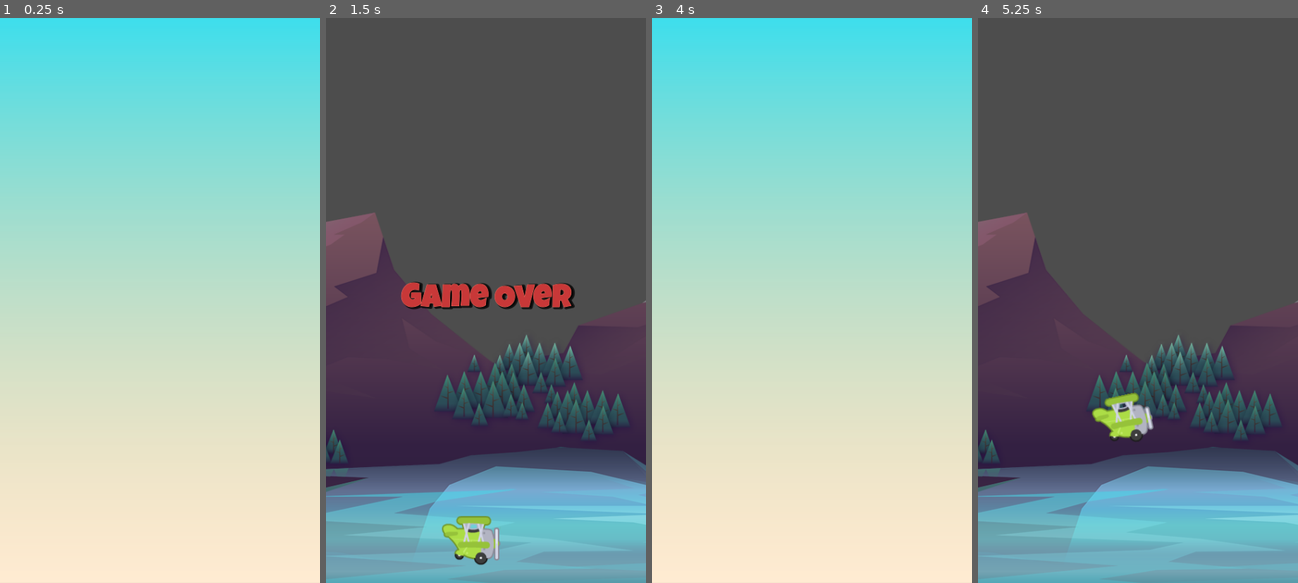
Above: before the commit, frames 1-4 (left to right).
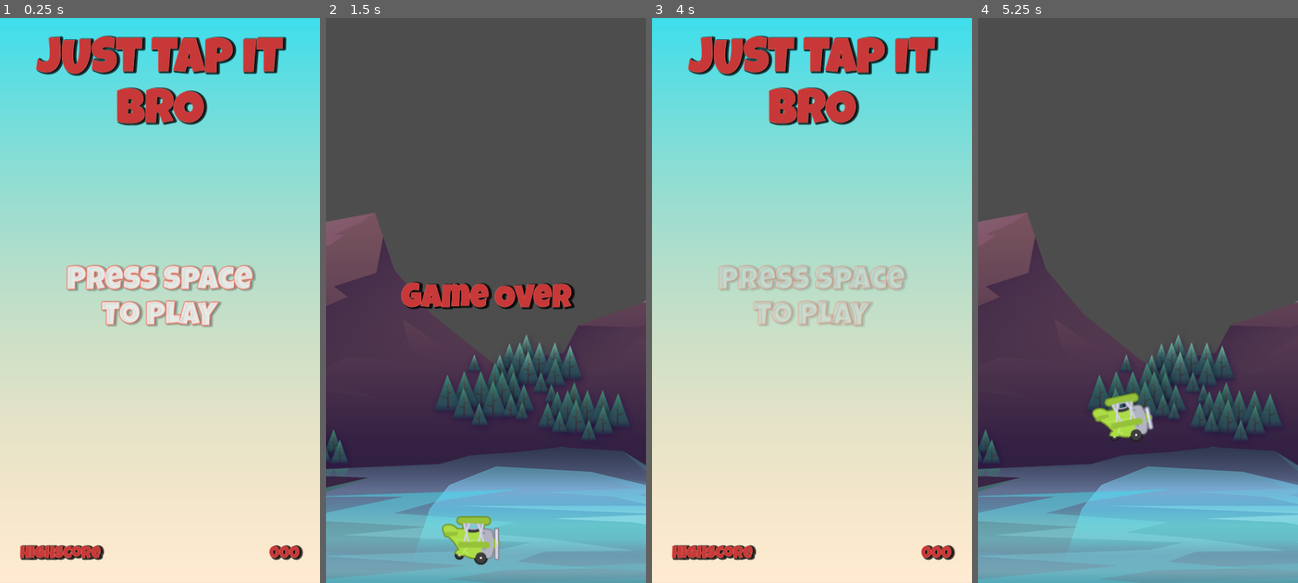
Above: after the commit, the same moments.

Repository: VosLannuck/DummyBird
Game: Godot game, scene res://Scenes/main_menu.tscn
Same seed, same stepped clock (60 frames per second), same inputs: the game is played once before the commit and once after it.
Inputs:
- Up to frame 1 (0.25 s): no input
- Up to frame 2 (1.5 s): tap Space (fly) at 0.5, 1.35 s; hold Space (fly) 0.53-1.28 s
- Up to frame 3 (4 s): tap Space (fly) at 2, 2.85, 3.5 s; hold Space (fly) 2.03-2.78 s; tap Enter at 2.75 s; hold Space (fly) from 3.53 s (still down)
- Up to frame 4 (5.25 s): release Space (fly) at 4.28 s; tap Space (fly) at 4.35 s; hold Space (fly) from 5.03 s (still down)

The runs differ from the first frame. In frame 1, 10% of the frame differs, in the area x 6-95%, y 3-96%; in frame 2, nothing differs; in frame 3, 8.3%; in frame 4, nothing differs.

Commit message:
Finish Main Menu

Diff:
--- a/Scenes/main_menu.tscn
+++ b/Scenes/main_menu.tscn
@@ -1,7 +1,70 @@
-[gd_scene load_steps=3 format=3 uid="uid://dsbjdljfdlyow"]
+[gd_scene load_steps=11 format=3 uid="uid://dsbjdljfdlyow"]
 
 [ext_resource type="Texture2D" uid="uid://b3uxhidiik2ff" path="res://assets/background/sky.png" id="1_73dav"]
 [ext_resource type="Script" path="res://Scripts/MainMenu.gd" id="1_qs4gn"]
+[ext_resource type="FontFile" uid="uid://bn8xjyvqnivci" path="res://assets/fonts/LuckiestGuy-Regular.ttf" id="3_yhrwl"]
+[ext_resource type="AudioStream" uid="uid://bs3b87bkb51b5" path="res://assets/audio/bgm_menu.mp3" id="4_qd7ui"]
+
+[sub_resource type="LabelSettings" id="LabelSettings_0hj48"]
+font = ExtResource("3_yhrwl")
+font_size = 72
+font_color = Color(0.784314, 0.219608, 0.219608, 1)
+outline_size = 2
+outline_color = Color(0.968627, 0.447059, 0.384314, 1)
+shadow_size = 10
+shadow_color = Color(0, 0, 0, 0.741176)
+shadow_offset = Vector2(3, 1)
+
+[sub_resource type="LabelSettings" id="LabelSettings_cdq50"]
+line_spacing = 4.0
+font = ExtResource("3_yhrwl")
+font_size = 48
+outline_size = 6
+outline_color = Color(0.968627, 0.447059, 0.384314, 1)
+shadow_size = 10
+shadow_color = Color(0, 0, 0, 0.294118)
+shadow_offset = Vector2(3, 1)
+
+[sub_resource type="LabelSettings" id="LabelSettings_imlnx"]
+font = ExtResource("3_yhrwl")
+font_size = 24
+font_color = Color(0.784314, 0.219608, 0.219608, 1)
+outline_size = 2
+outline_color = Color(0.968627, 0.447059, 0.384314, 1)
+shadow_size = 10
+shadow_color = Color(0, 0, 0, 0.741176)
+shadow_offset = Vector2(3, 1)
+
+[sub_resource type="LabelSettings" id="LabelSettings_5b6fq"]
+font = ExtResource("3_yhrwl")
+font_size = 24
+font_color = Color(0.784314, 0.219608, 0.219608, 1)
+outline_size = 2
+outline_color = Color(0.968627, 0.447059, 0.384314, 1)
+shadow_size = 10
+shadow_color = Color(0, 0, 0, 0.741176)
+shadow_offset = Vector2(3, 1)
+
+[sub_resource type="Animation" id="Animation_u8j8u"]
+resource_name = "flash_pressToPlay"
+loop_mode = 1
+tracks/0/type = "value"
+tracks/0/imported = false
+tracks/0/enabled = true
+tracks/0/path = NodePath("MarginContainer/PressToPlay:modulate")
+tracks/0/interp = 1
+tracks/0/loop_wrap = true
+tracks/0/keys = {
+"times": PackedFloat32Array(0, 0.3, 0.5, 0.8),
+"transitions": PackedFloat32Array(1, 1, 1, 1),
+"update": 0,
+"values": [Color(1, 1, 1, 1), Color(1, 1, 1, 0.694118), Color(1, 1, 1, 0.235294), Color(1, 1, 1, 0.756863)]
+}
+
+[sub_resource type="AnimationLibrary" id="AnimationLibrary_y1e67"]
+_data = {
+"flash_pressToPlay": SubResource("Animation_u8j8u")
+}
 
 [node name="MainMenu" type="Control"]
 layout_mode = 3
@@ -21,3 +84,61 @@
 grow_vertical = 2
 texture = ExtResource("1_73dav")
 expand_mode = 4
+
+[node name="MarginContainer" type="MarginContainer" parent="."]
+layout_mode = 1
+anchors_preset = 15
+anchor_right = 1.0
+anchor_bottom = 1.0
+grow_horizontal = 2
+grow_vertical = 2
+theme_override_constants/margin_left = 30
+theme_override_constants/margin_top = 30
+theme_override_constants/margin_right = 30
+theme_override_constants/margin_bottom = 30
+
+[node name="GameTitle" type="Label" parent="MarginContainer"]
+layout_mode = 2
+size_flags_vertical = 0
+text = "JUST TAP IT BRO"
+label_settings = SubResource("LabelSettings_0hj48")
+horizontal_alignment = 1
+vertical_alignment = 1
+autowrap_mode = 2
+
+[node name="PressToPlay" type="Label" parent="MarginContainer"]
+modulate = Color(1, 1, 1, 0.36942)
+layout_mode = 2
+text = "Press Space
+To PLAY"
+label_settings = SubResource("LabelSettings_cdq50")
+horizontal_alignment = 1
+vertical_alignment = 1
+autowrap_mode = 2
+
+[node name="HBoxContainer" type="HBoxContainer" parent="MarginContainer"]
+layout_mode = 2
+size_flags_vertical = 8
+theme_override_constants/separation = 22
+
+[node name="HighscoreLabel" type="Label" parent="MarginContainer/HBoxContainer"]
+layout_mode = 2
+size_flags_horizontal = 3
+text = "HighScore"
+label_settings = SubResource("LabelSettings_imlnx")
+vertical_alignment = 1
+
+[node name="HighScore" type="Label" parent="MarginContainer/HBoxContainer"]
+layout_mode = 2
+text = "000"
+label_settings = SubResource("LabelSettings_5b6fq")
+
+[node name="AudioStreamPlayer" type="AudioStreamPlayer" parent="."]
+stream = ExtResource("4_qd7ui")
+autoplay = true
+
+[node name="AnimationPlayer" type="AnimationPlayer" parent="."]
+autoplay = "flash_pressToPlay"
+libraries = {
+"": SubResource("AnimationLibrary_y1e67")
+}
Not shown, changed: assets/audio/bgm_menu.mp3.import
